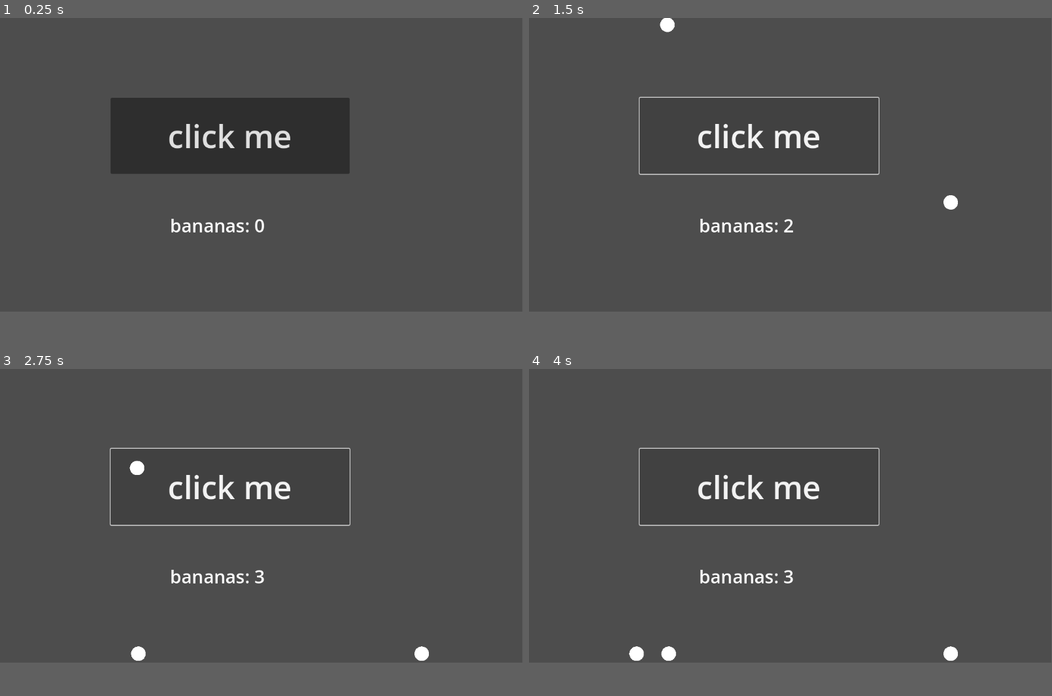
Above: before the commit, frames 1-4 (two rows, left to right).
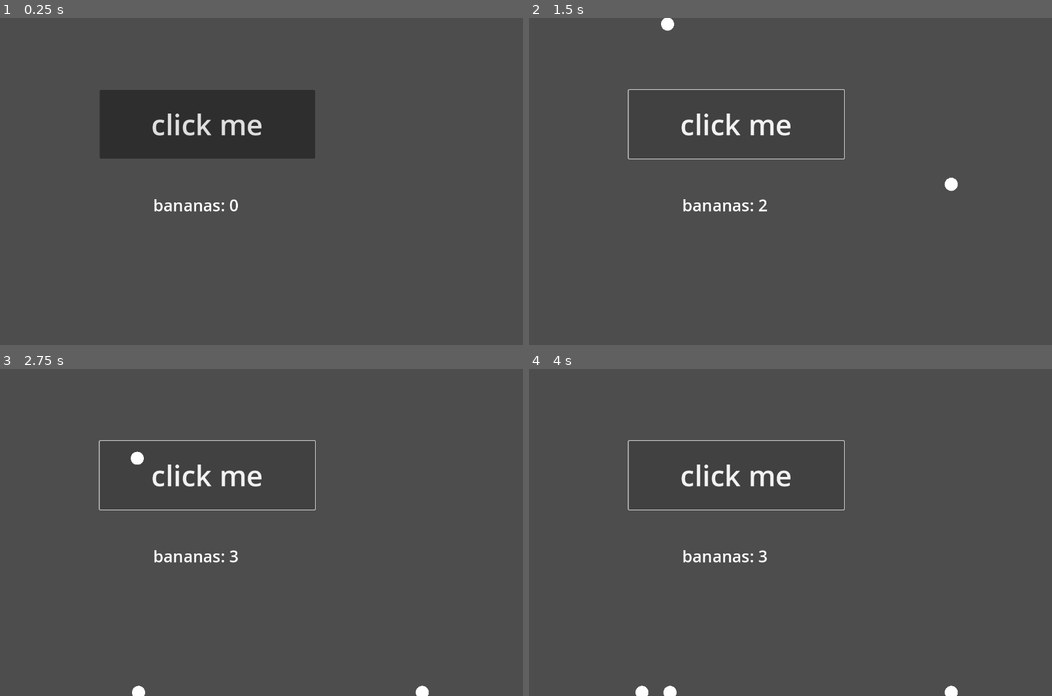
Above: after the commit, the same moments.

Repository: trevyn/soto
Game: Godot game, scene res://node_2d.tscn
Same seed, same stepped clock (60 frames per second), same inputs: the game is played once before the commit and once after it.
Inputs:
- Up to frame 1 (0.25 s): no input
- Up to frame 2 (1.5 s): click "click me" at 0.5 s; click "click me" at 1.25 s
- Up to frame 3 (2.75 s): click "click me" at 2 s
- Up to frame 4 (4 s): no input
The window is 799x449 before the commit and 800x500 after it. Grey fills any space a smaller window leaves; there, only what the larger window draws over its background counts as a difference.

The runs differ from the first frame. In frame 1, 6.3% of the frame differs, in the area x 19-67%, y 22-66%; in frame 2, 2.5%; in frame 3, 2.7%; in frame 4, 2.8%.

Commit message:
viewport to 1280x800

Diff:
--- a/node_2d.tscn
+++ b/node_2d.tscn
@@ -38,11 +38,11 @@
 shape = SubResource("RectangleShape2D_7dq5l")
 
 [node name="CollisionShape2D3" type="CollisionShape2D" parent="StaticBody2D"]
-position = Vector2(2161, 637)
+position = Vector2(2285, 667)
 scale = Vector2(100, 100)
 shape = SubResource("RectangleShape2D_7dq5l")
 
 [node name="CollisionShape2D" type="CollisionShape2D" parent="StaticBody2D"]
-position = Vector2(867, 1644)
+position = Vector2(857, 1807)
 scale = Vector2(100, 100)
 shape = SubResource("RectangleShape2D_7dq5l")
--- a/project.godot
+++ b/project.godot
@@ -13,3 +13,9 @@
 config/name="New Game Project"
 run/main_scene="res://node_2d.tscn"
 config/features=PackedStringArray("4.3", "Forward Plus")
+boot_splash/show_image=false
+
+[display]
+
+window/size/viewport_width=1280
+window/size/viewport_height=800
